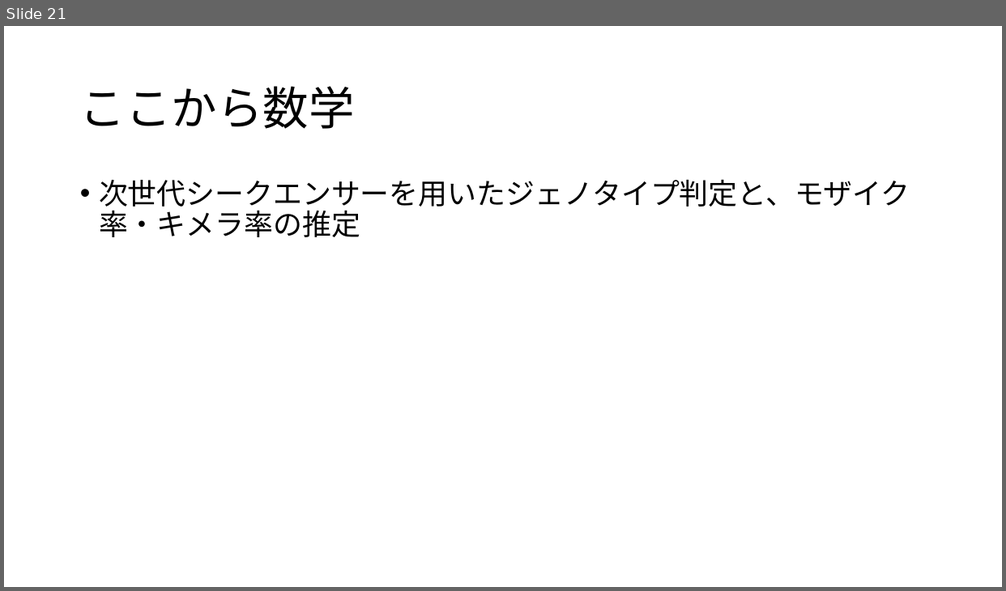
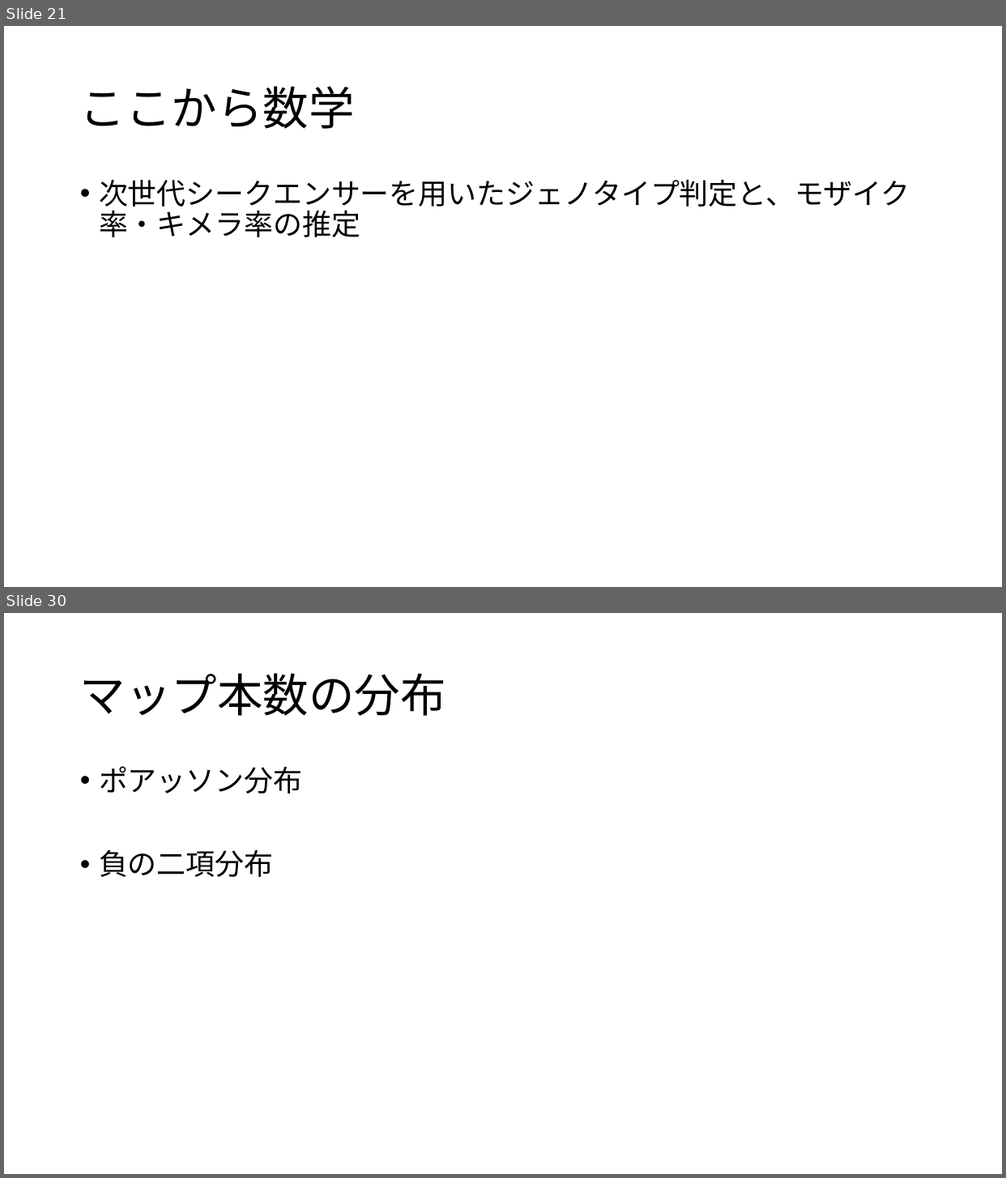
Before and after one commit to ryamada22/atom, a slide deck: Lectures2019/chimeraNGStyping2020Jan.pptx. Shown one above the other, each under a label of ours: slide 21 before the commit, slides 21 and 30 after it; the slides between them are not shown. The pictures are 1006x591 and 1006x1178 pixels, drawn with LibreOffice and Linux fonts; fonts in the diff are those of the drawing. Boxes give left, top, right and bottom in pixels: in the first picture for what was removed or moved away, otherwise in the second. Text is boxed around its words. In the diff, an @@ line names an element or a change of style, - is before the commit and + after.

```diff
--- a/Lectures2019/chimeraNGStyping2020Jan.pptx
+++ b/Lectures2019/chimeraNGStyping2020Jan.pptx
@@ slide 30 added at [4, 613, 1002, 1174], background #FFFFFF @@
@@ title added at [80, 673, 446, 716], 44 pt, text #000000 @@
+マップ本数の分布
@@ text added at [99, 766, 302, 877], 28 pt, text #000000 @@
+• ポアッソン分布
+• 負の二項分布
```
Also in this commit, not shown: 9 other slides added.
